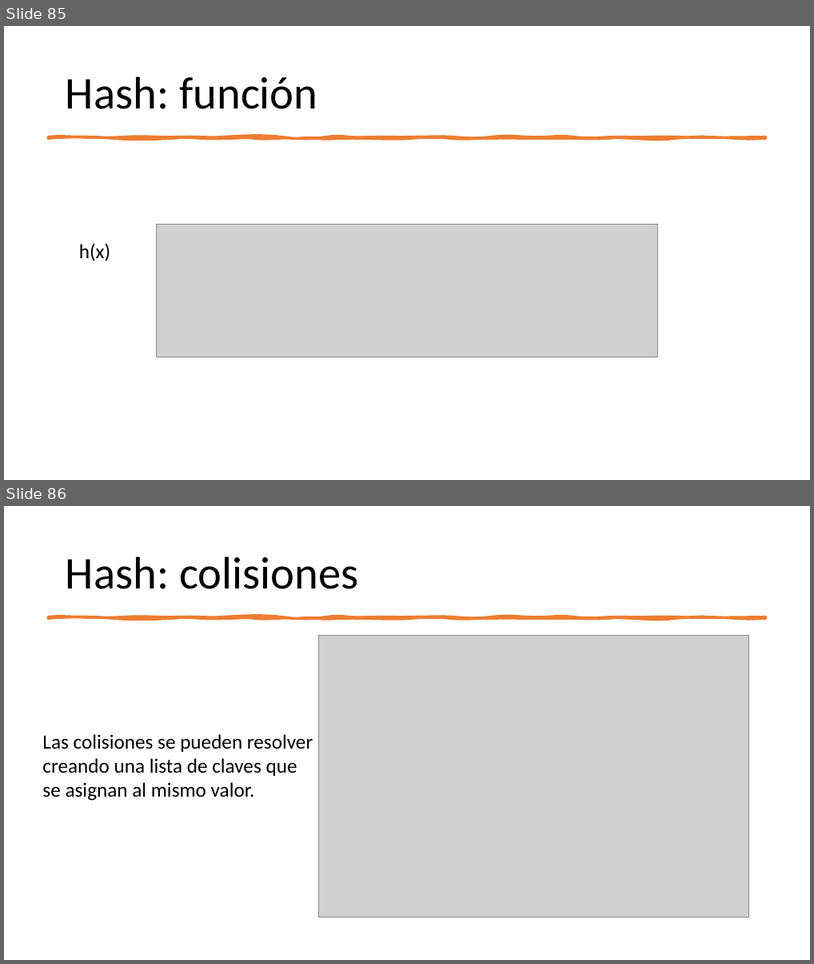
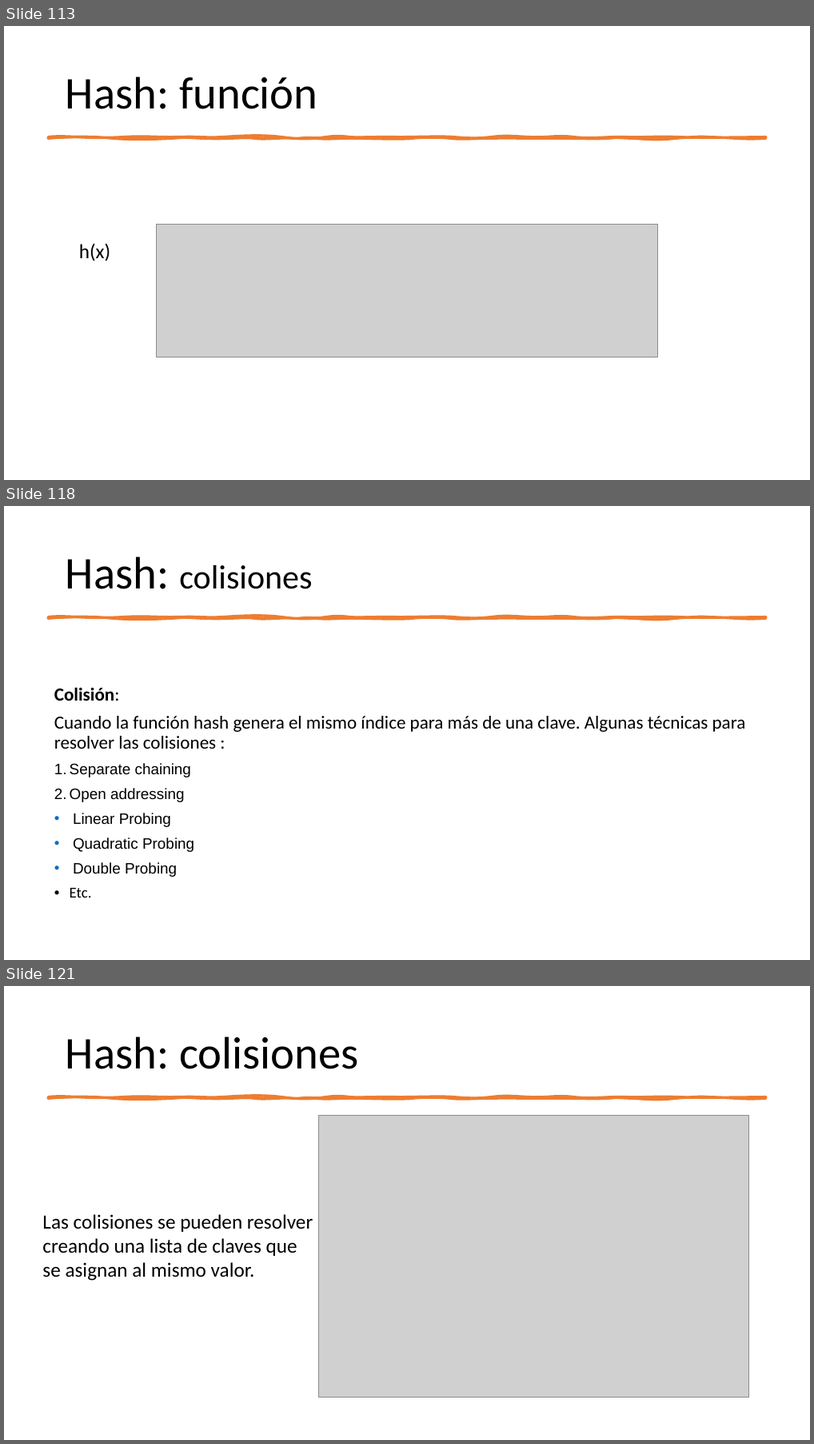
Before and after one commit to ppa-docencia-u/usm-ejemplos-estdatos, a slide deck: presentacion/Estructuras de datos-1.pptx. Shown one above the other, each under a label of ours: slides 85 and 86 before the commit, slides 113, 118 and 121 after it; the slides between them are not shown. The pictures are 814x964 and 814x1444 pixels, drawn with LibreOffice and Linux fonts; fonts in the diff are those of the drawing; grey boxes stand for pictures. Boxes give left, top, right and bottom in pixels: in the first picture for what was removed or moved away, otherwise in the second. Text is boxed around its words. In the diff, an @@ line names an element or a change of style, - is before the commit and + after.

```diff
--- a/presentacion/Estructuras de datos-1.pptx
+++ b/presentacion/Estructuras de datos-1.pptx
@@ slide 118 added at (4,506,810,960), background #FFFFFF @@
@@ title added at (66,556,312,589), 40 pt, text #000000 @@
+Hash: colisiones
@@ freeform shape added at (48,616,766,618), fill #ED7D31, outline #ED7D31 3.25 pt @@
@@ text added at (54,687,746,897), 22 pt, text #000000 @@
+Colisión:
+Cuando la función hash genera el mismo índice para más de una clave. Algunas técnicas para resolver las colisiones :
+1. Separate chaining
+2. Open addressing
+• Linear Probing
+• Quadratic Probing
+• Double Probing
+• Etc.
@@ what was slide 85 is now slide 113 @@
@@ what was slide 86 is now slide 121 @@
```
Also in this commit, not shown: 2 slides changed, 34 other slides added.
